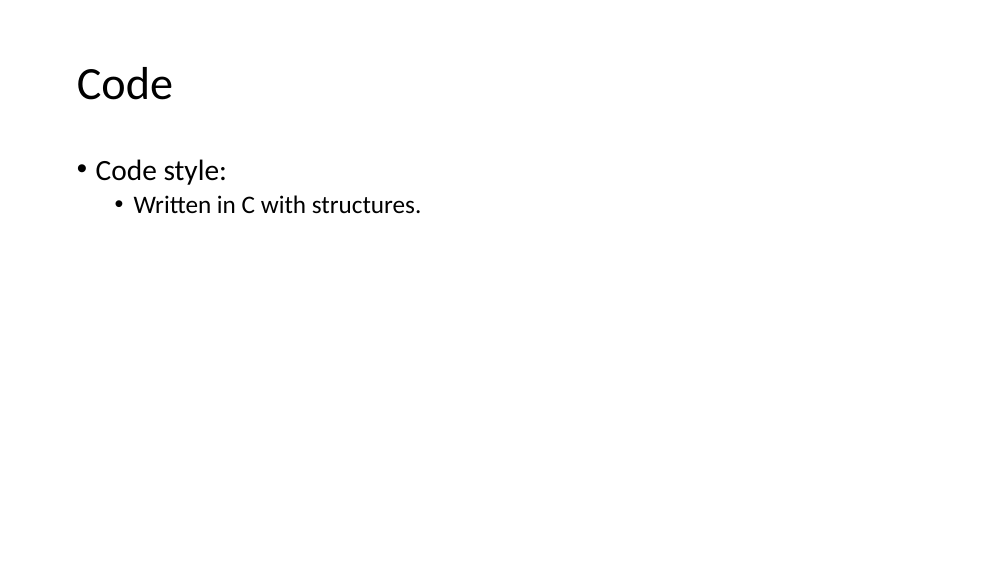
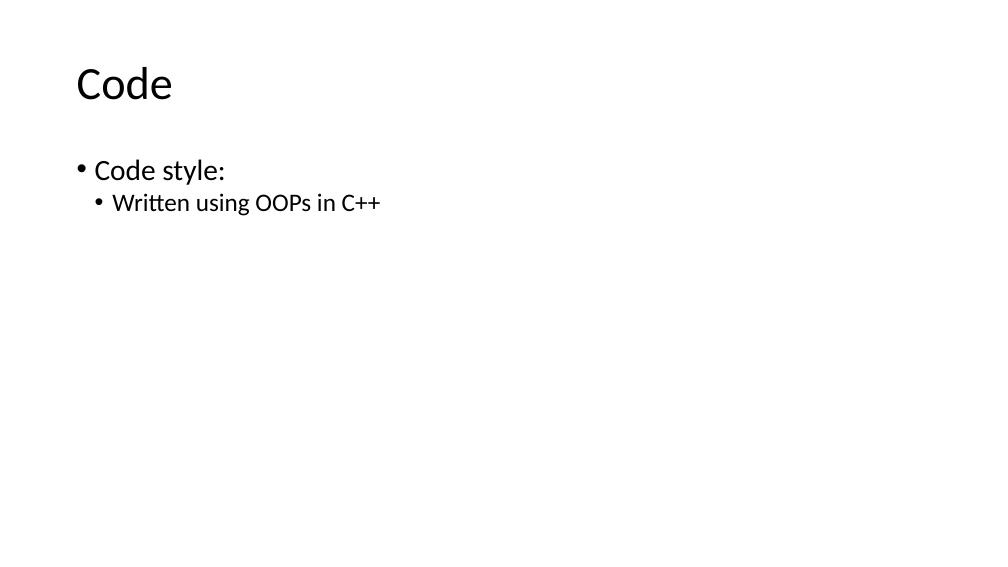
Before and after one commit to suhasjains/My-parallel-poisson, a slide deck: slide 3 of report.pptx. Drawn at 1008x567 pixels with LibreOffice and Linux fonts; fonts in the diff are those of the drawing. Boxes give left, top, right and bottom in pixels: in the first picture for what was removed or moved away, otherwise in the second. Text is boxed around its words. In the diff, an @@ line names an element or a change of style, - is before the commit and + after.

```diff
--- a/report.pptx
+++ b/report.pptx
@@ text at (95,159,225,185): indent changed; less space between paragraphs @@
@@ text at (112,193,381,216): text changed @@
-  • Written in C with structures.
+  • Written using OOPs in C++
```
Also in this commit, not shown: 4 other slides changed, 1 slide removed, 3 other files.
